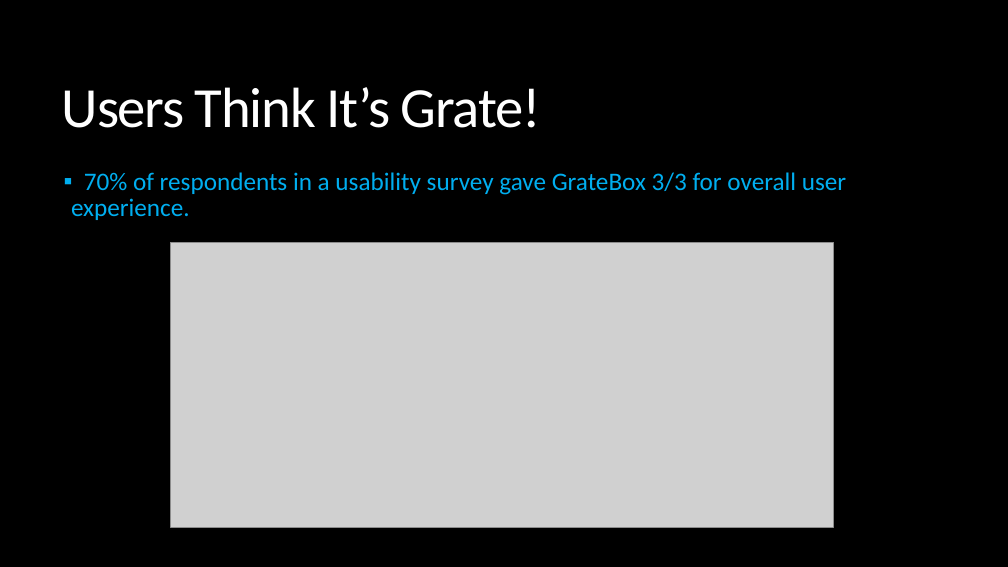
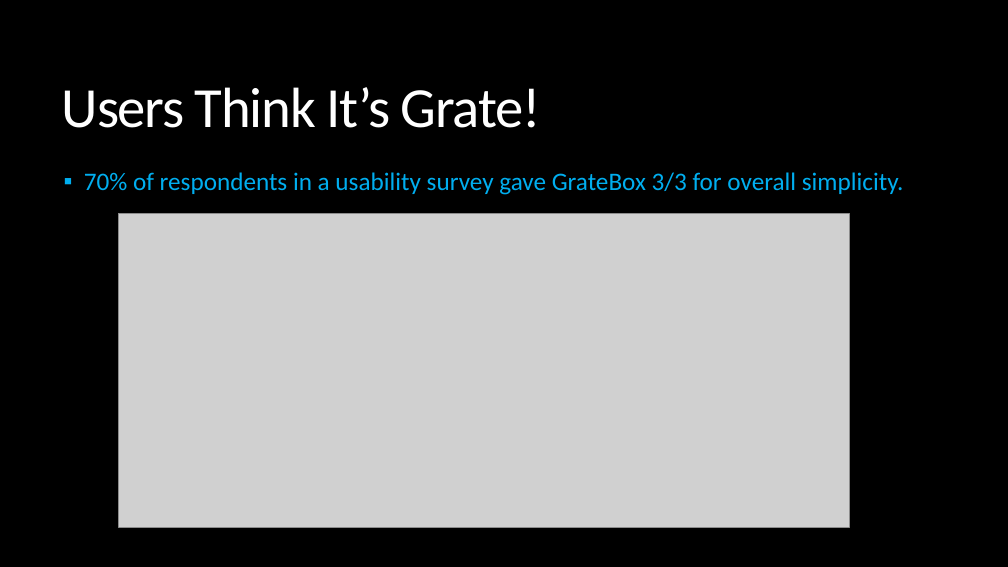
Before and after one commit to KelvinKKLin/GrateBox, a slide deck: slide 12 of Presentation.pptx. Drawn at 1008x567 pixels with LibreOffice and Linux fonts; fonts in the diff are those of the drawing; grey boxes stand for pictures. Boxes give left, top, right and bottom in pixels: in the first picture for what was removed or moved away, otherwise in the second. Text is boxed around its words. In the diff, an @@ line names an element or a change of style, - is before the commit and + after.

Commit message:
Made changes to presentation wording

```diff
--- a/Presentation.pptx
+++ b/Presentation.pptx
@@ text at <box>84,172,903,195</box>: text changed @@
-▪ 70% of respondents in a usability survey gave GrateBox 3/3 for overall user experience.
+▪ 70% of respondents in a usability survey gave GrateBox 3/3 for overall simplicity.
@@ picture: place and size @@
-picture at <box>170,242,833,527</box>
+picture at <box>119,213,849,527</box>
```
